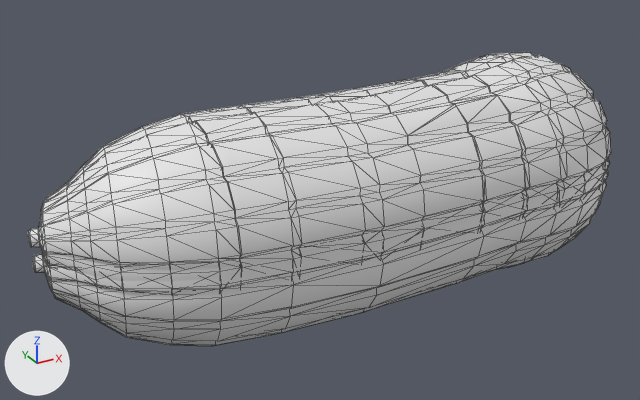
Two versions of the FBX model Project/ContentsResources/Mesh/Level/1_2/Object/Stuff/Food/Ingredient/Cucumber/m_ingredients_cucumber_01.fbx, one commit apart.
Camera for both pictures: a 50 mm camera at (-0.00624, -0.00984, 0.00664) aimed at (-0.00061, 0.00039, 0.00152). The axes (+X, +Y, +Z) are drawn at lower left. The lights are the same throughout. Mesh edges are drawn as thin lines. Where no turn or scale is listed for an object, it has been applied to the vertices.

The scene before the commit, as lines of its bpy script (objects in view):
```python
me_m_ingredients_cucumber_sliced_01 = bpy.data.meshes.new('m_ingredients_cucumber_sliced_01')
me_m_ingredients_cucumber_sliced_01.from_pydata(...)  # 1533 vertices, 3048 faces; spans x -0.00464..0.00424, y -0.00138..0.00178, z 0.00128..0.00428
me_m_ingredients_cucumber_sliced_01.materials.append(mat_m001)  # its picture is missing
me_m_ingredients_cucumber_whole_01 = bpy.data.meshes.new('m_ingredients_cucumber_whole_01')
me_m_ingredients_cucumber_whole_01.from_pydata(...)  # 834 vertices, 1664 faces; spans x -0.00463..0.00424, y -0.00138..0.00178, z -0.0001..0.00289
me_m_ingredients_cucumber_whole_01.materials.append(mat_m002)  # its picture is missing
ob_m_ingredients_cucumber_sliced_01 = bpy.data.objects.new('m_ingredients_cucumber_sliced_01', me_m_ingredients_cucumber_sliced_01)
ob_m_ingredients_cucumber_sliced_01.location = (0.0, 0.0, -0.00102)
ob_m_ingredients_cucumber_whole_01 = bpy.data.objects.new('m_ingredients_cucumber_whole_01', me_m_ingredients_cucumber_whole_01)
ob_m_ingredients_cucumber_whole_01.location = (0.0, 0.0, 0.0)
```
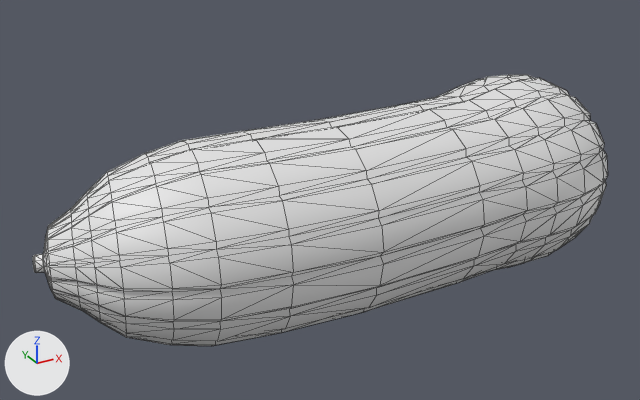
The newer file is also rescaled (x100.0) as a whole; pictures and numbers use the older file's frame.

Where the change shows, as pixel boxes [x1, y1, x2, y2] in the pictures (640 x 400 px):
'm_ingredients_cucumber_sliced_01', deleted
    before: [28, 52, 611, 294]
'm_ingredients_cucumber_whole_01', unchanged, uncovered by the edit
    before: [33, 162, 608, 346]
    after: [33, 75, 608, 346]

What the commit changed:
Object 'm_ingredients_cucumber_sliced_01' (ob_m_ingredients_cucumber_sliced_01) is deleted.
